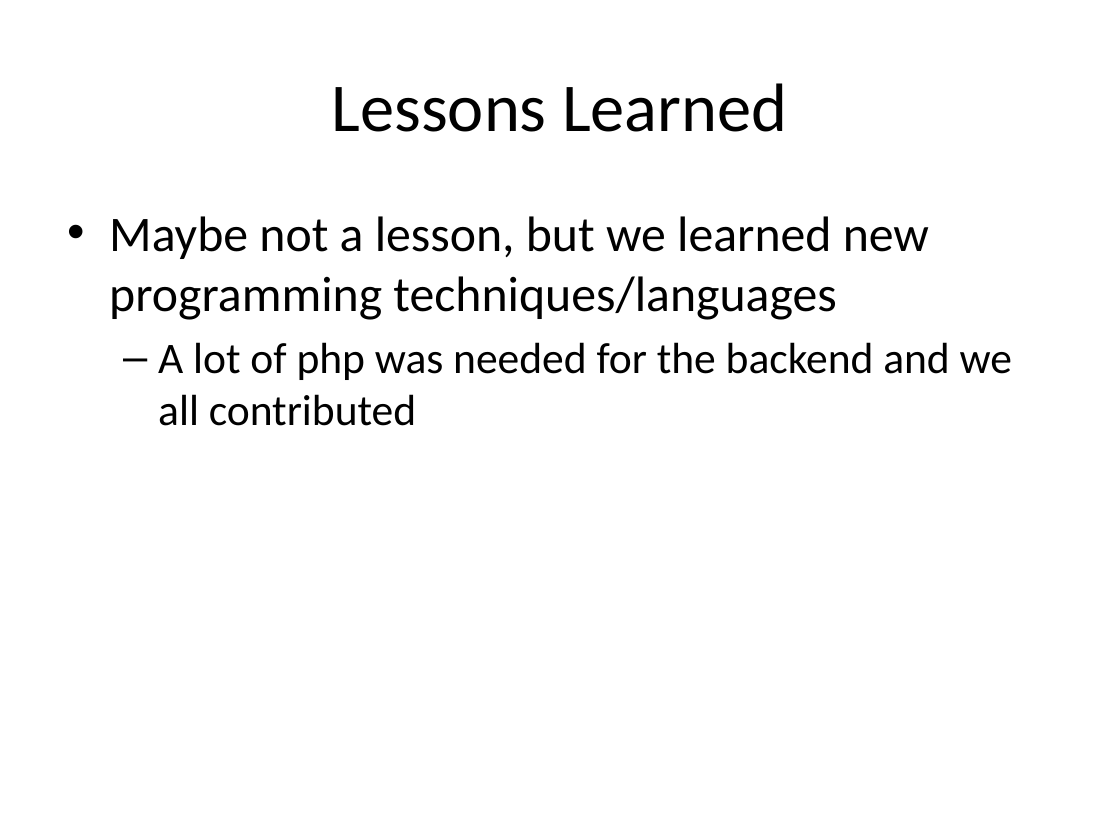
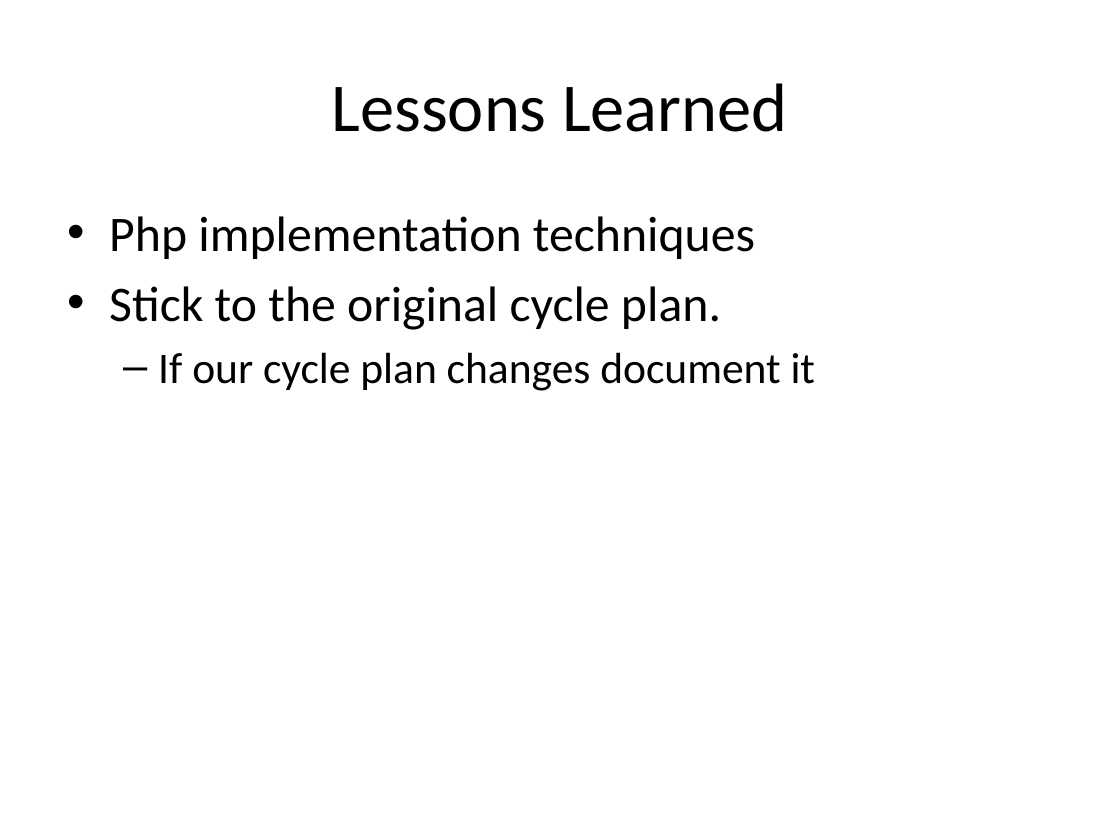
Before and after one commit to telepresencebot2/Transportation-For-Visually-Impaired, a slide deck: slide 13 of Cycle2DOC/CycleTwoPresentation.pptx. Drawn at 1120x840 pixels with LibreOffice and Linux fonts; fonts in the diff are those of the drawing; background and template pictures are left out. Boxes give left, top, right and bottom in pixels: in the first picture for what was removed or moved away, otherwise in the second. Text is boxed around its words. In the diff, an @@ line names an element or a change of style, - is before the commit and + after.

Commit message:
Finished Senior Design Cycle 2 Report

```diff
--- a/Cycle2DOC/CycleTwoPresentation.pptx
+++ b/Cycle2DOC/CycleTwoPresentation.pptx
@@ text at [109,216,816,391]: text changed @@
-• Maybe not a lesson, but we learned new programming techniques/languages
-  – A lot of php was needed for the backend and we all contributed
+• Php implementation techniques
+• Stick to the original cycle plan.
+  – If our cycle plan changes document it
```
Also in this commit, not shown: 6 other slides changed, 5 other files.
